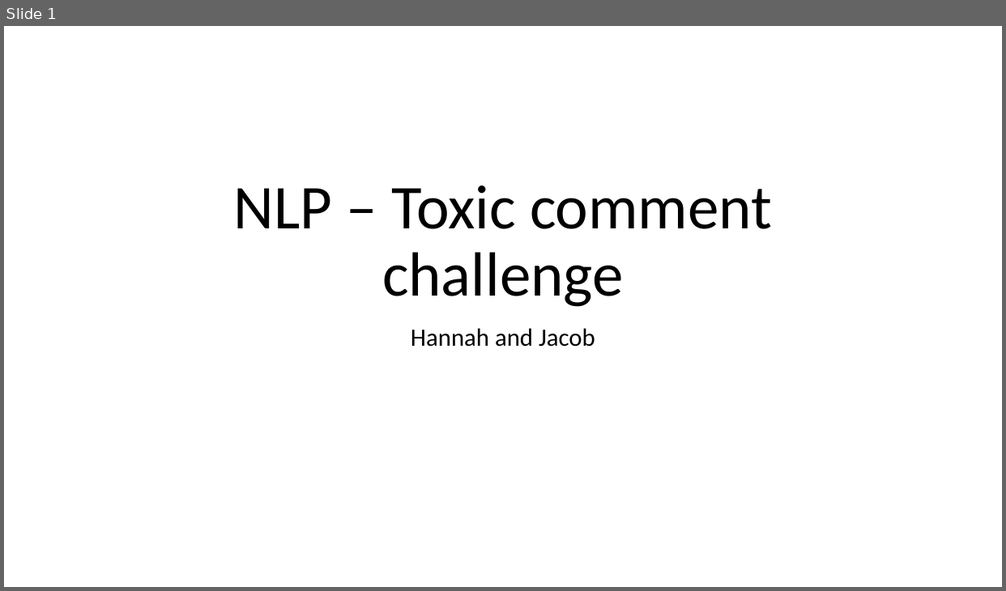
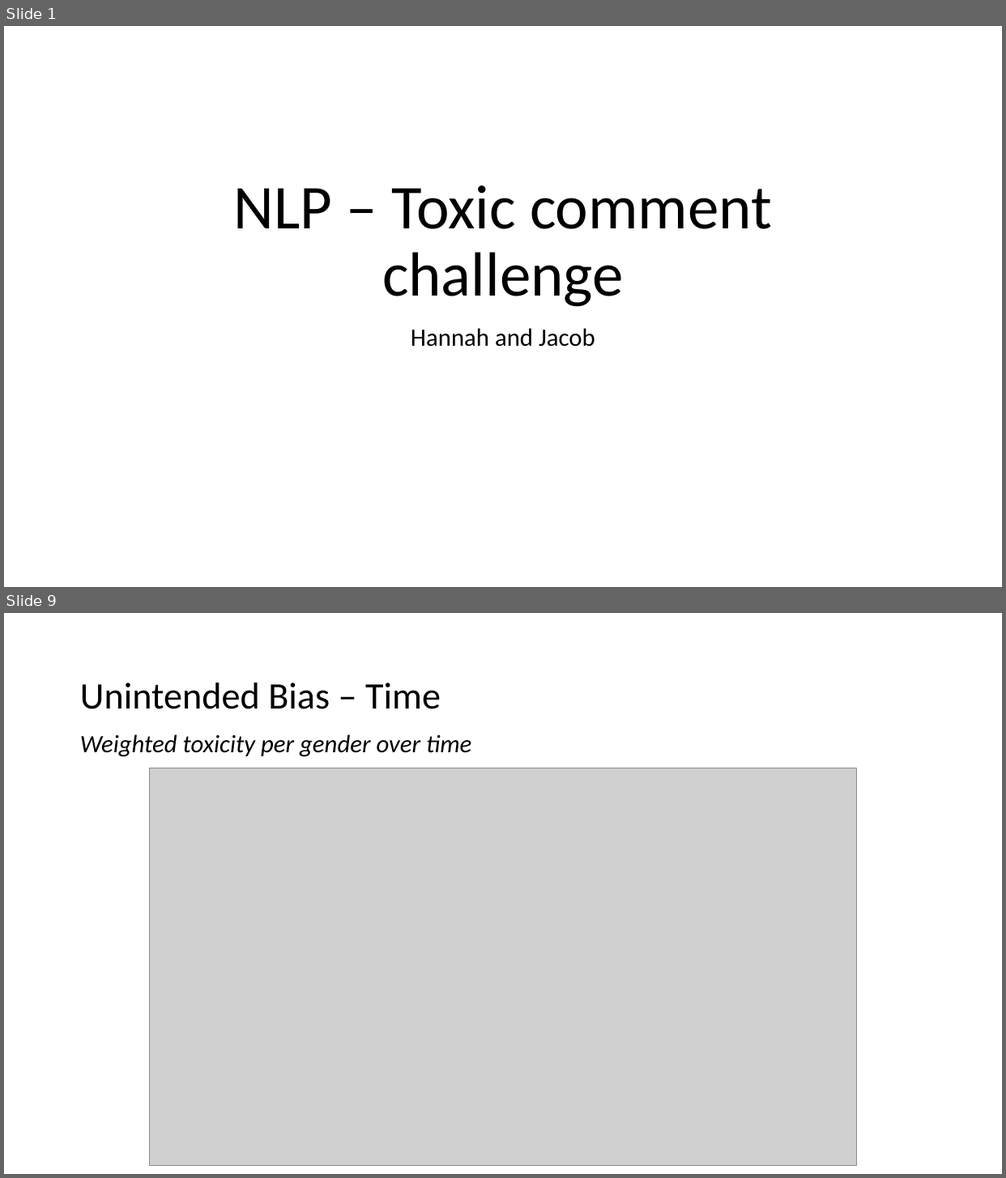
Before and after one commit to jsakhnin/NLPmodule, a slide deck: NLP_presentation.pptx. Shown one above the other, each under a label of ours: slide 1 before the commit, slides 1 and 9 after it; the slides between them are not shown. The pictures are 1006x591 and 1006x1178 pixels, drawn with LibreOffice and Linux fonts; fonts in the diff are those of the drawing; grey boxes stand for pictures. Boxes give left, top, right and bottom in pixels: in the first picture for what was removed or moved away, otherwise in the second. Text is boxed around its words. In the diff, an @@ line names an element or a change of style, - is before the commit and + after.

```diff
--- a/NLP_presentation.pptx
+++ b/NLP_presentation.pptx
@@ slide 9 added at <box>4,613,1002,1174</box>, background #FFFFFF @@
@@ title added at <box>80,683,441,709</box>, 36 pt, text #000000 @@
+Unintended Bias – Time
@@ text added at <box>80,735,471,757</box>, 24 pt, text #000000, italic @@
+Weighted toxicity per gender over time
@@ picture added at <box>149,768,857,1165</box> @@
```
Also in this commit, not shown: 2 slides changed, 13 other slides added, 1 slide removed, 10 other files.
